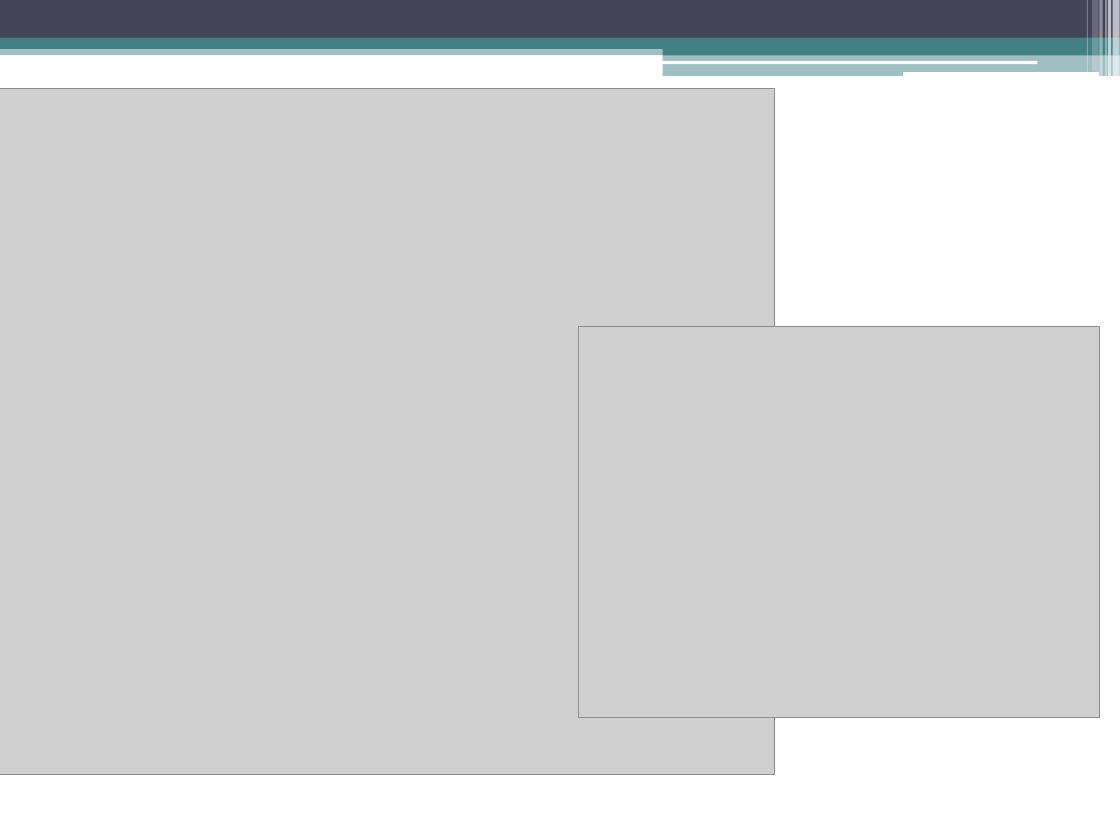
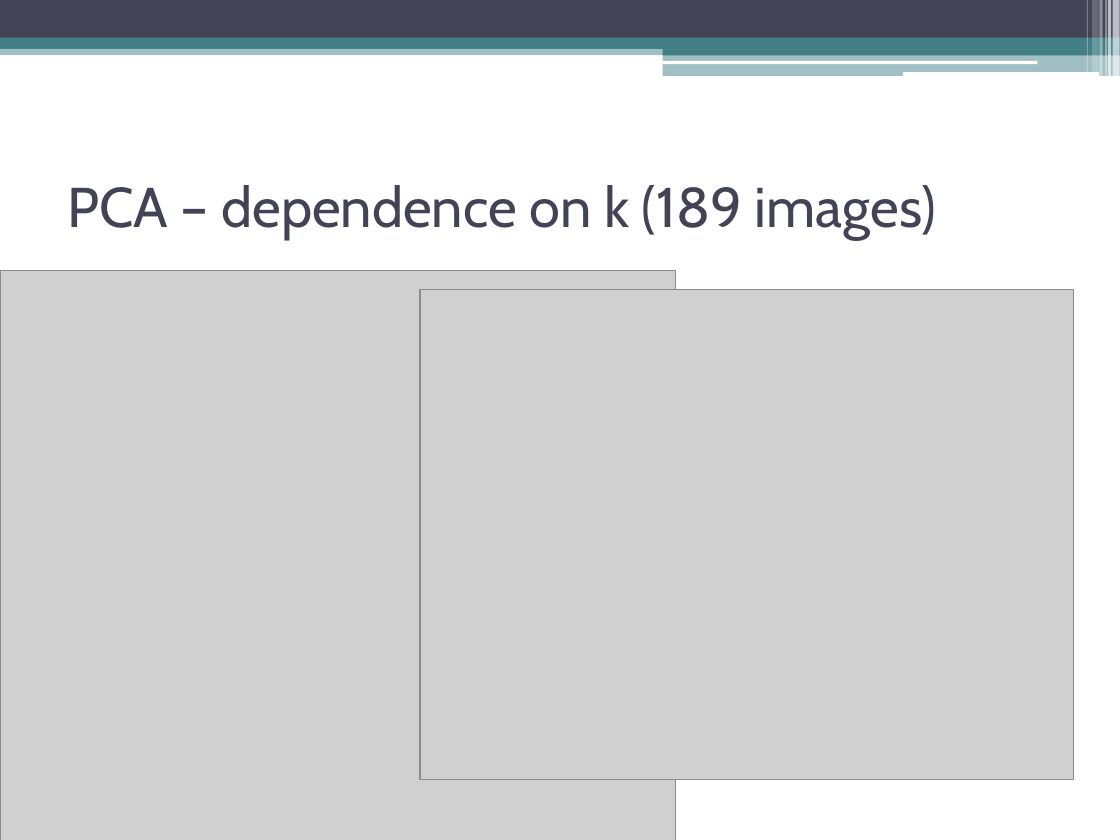
Before and after one commit to dyross/davidrossmastersproject, a slide deck: slide 13 of mastersProject/presentation/visualizationToolsForWebcams.pptx (slide 12 before the commit). Drawn at 1120x840 pixels with LibreOffice and Linux fonts; fonts in the diff are those of the drawing; grey boxes stand for pictures. Boxes give left, top, right and bottom in pixels: in the first picture for what was removed or moved away, otherwise in the second. Text is boxed around its words. In the diff, an @@ line names an element or a change of style, - is before the commit and + after.

```diff
--- a/mastersProject/presentation/visualizationToolsForWebcams.pptx
+++ b/mastersProject/presentation/visualizationToolsForWebcams.pptx
@@ picture removed at <box>0,88,775,775</box> @@
@@ title added at <box>67,185,936,240</box>, 36 pt, text #424456 @@
+PCA – dependence on k (189 images)
@@ picture added at <box>0,271,675,840</box> @@
@@ picture: place and size @@
-picture at <box>579,327,1100,718</box>
+picture at <box>420,289,1073,780</box>
```
Also in this commit, not shown: 5 other slides changed, 1 slide added, 17 other files.
